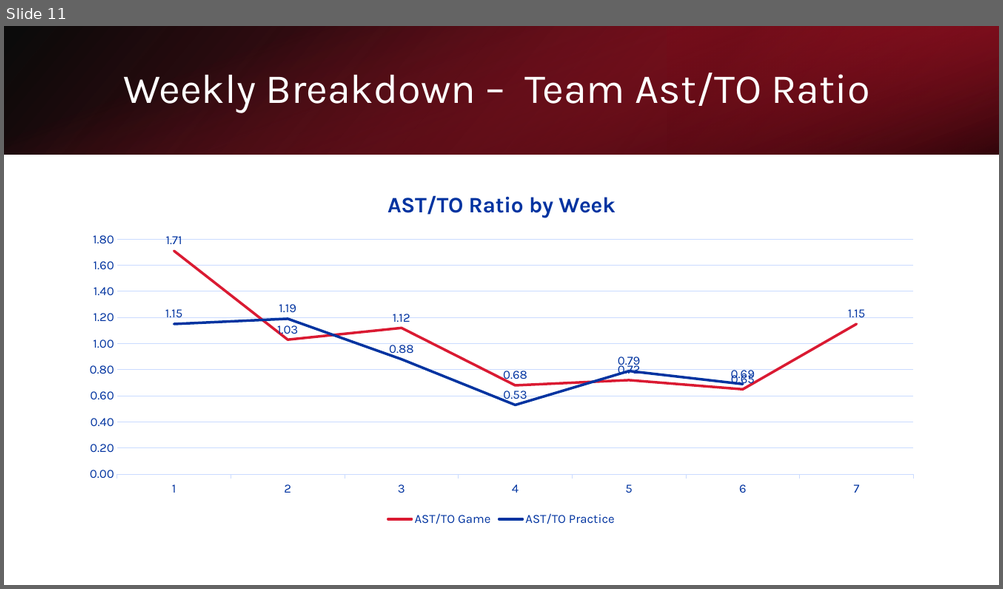
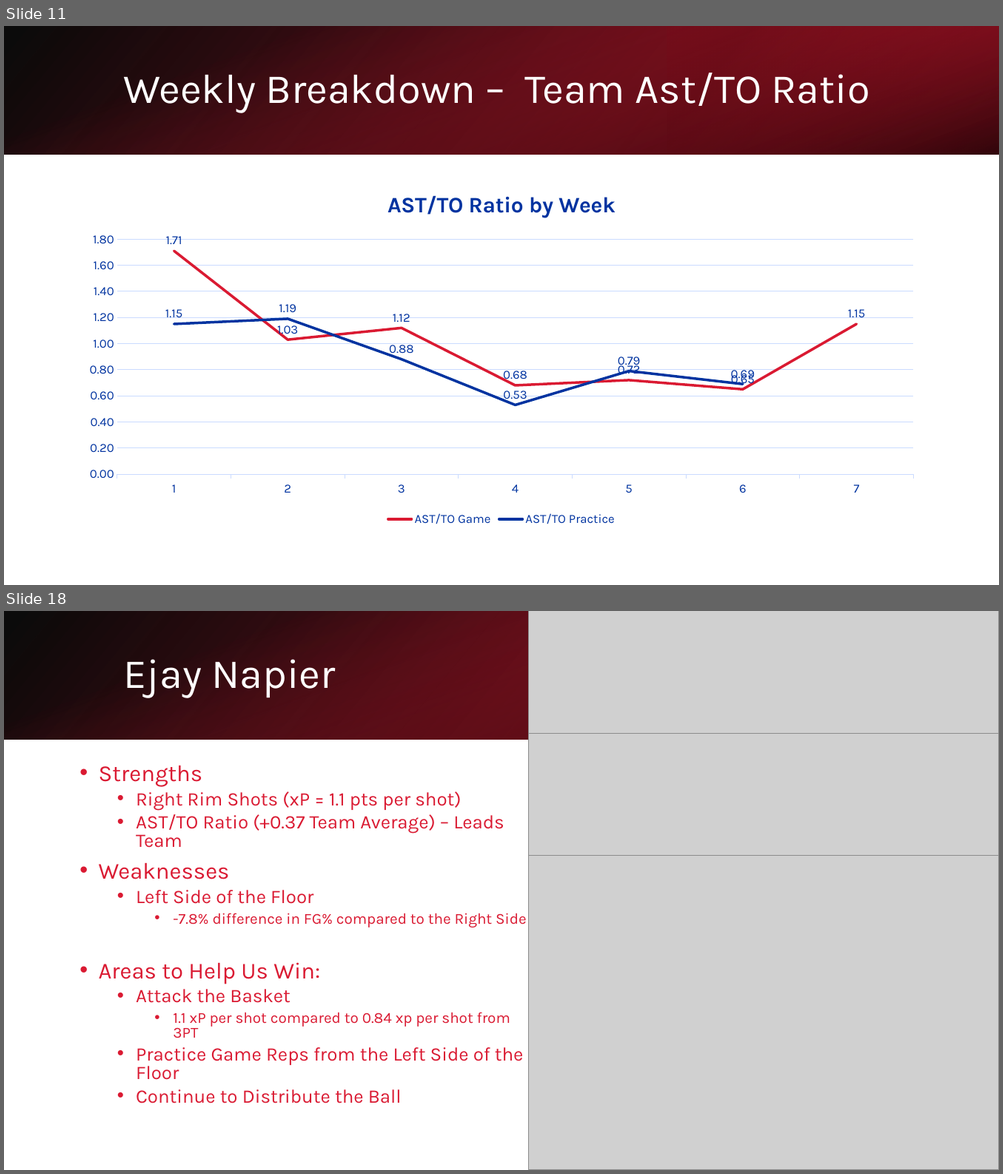
Before and after one commit to apurvis14/Jackson-Prep-Basketball-Analytics, a slide deck: Midseason Analytics Overview.pptx. Shown one above the other, each under a label of ours: slide 11 before the commit, slides 11 and 18 after it; the slides between them are not shown. The pictures are 1003x589 and 1003x1174 pixels, drawn with LibreOffice and Linux fonts; fonts in the diff are those of the drawing; grey boxes stand for pictures. Boxes give left, top, right and bottom in pixels: in the first picture for what was removed or moved away, otherwise in the second. Text is boxed around its words. In the diff, an @@ line names an element or a change of style, - is before the commit and + after.

```diff
--- a/Midseason Analytics Overview.pptx
+++ b/Midseason Analytics Overview.pptx
@@ slide 18 added at <box>4,611,999,1170</box>, background #FFFFFF @@
@@ rectangle added at <box>4,611,999,739</box>, fill gradient #000000 to #A31326 @@
@@ rectangle added at <box>4,612,998,740</box>, fill gradient #DA1A32 to #000000 @@
@@ picture added at <box>529,611,999,1170</box> @@
@@ rectangle added at <box>667,611,999,739</box>, fill gradient #6D0D19 to #DA1A32 @@
@@ title added at <box>123,659,335,698</box>, 40 pt, text #FFFFFF @@
+Ejay Napier
@@ picture added at <box>529,734,999,856</box> @@
@@ text added at <box>99,765,526,1104</box>, 18.5 pt, text #DA1A32 @@
+• Strengths
+  • Right Rim Shots (xP = 1.1 pts per shot)
+  • AST/TO Ratio (+0.37 Team Average) – Leads Team
+• Weaknesses
+  • Left Side of the Floor
+    • -7.8% difference in FG% compared to the Right Side
+• Areas to Help Us Win:
+  • Attack the Basket
+    • 1.1 xP per shot compared to 0.84 xp per shot from 3PT
+  • Practice Game Reps from the Left Side of the Floor
+  • Continue to Distribute the Ball
```
Also in this commit, not shown: 4 slides changed, 9 other slides added, 2 other files.
